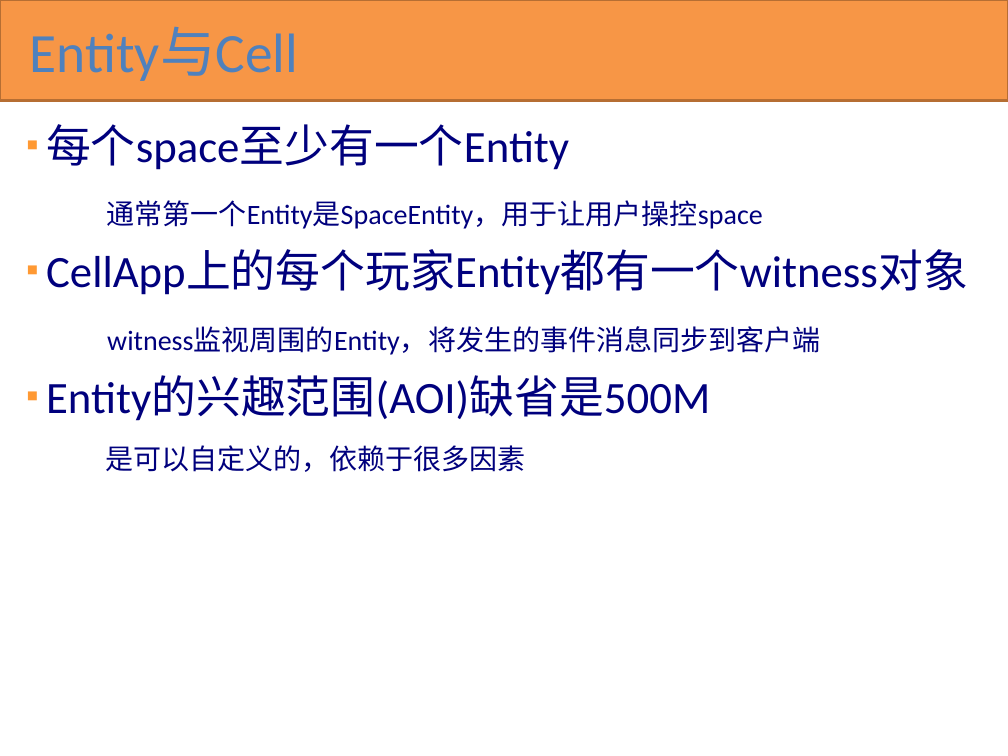
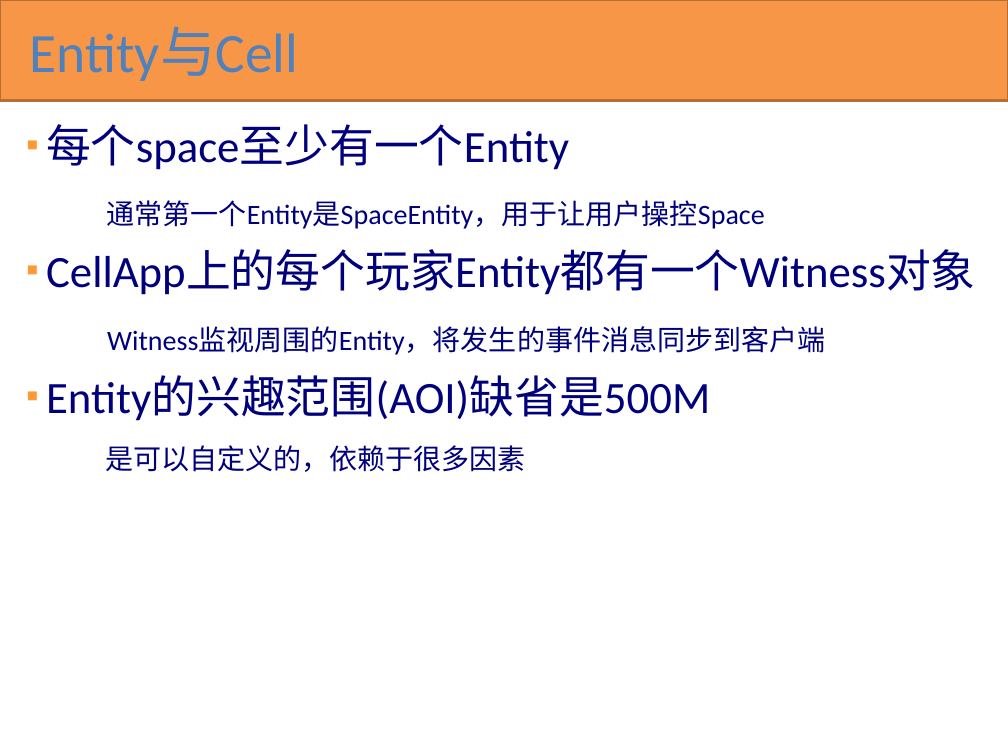
Before and after one commit to kbengine/kbengine_docs, a slide deck: slide 16 of KBEngine overview(cn).pptx. Drawn at 1008x756 pixels with LibreOffice and Linux fonts; fonts in the diff are those of the drawing. Boxes give left, top, right and bottom in pixels: in the first picture for what was removed or moved away, otherwise in the second. Text is boxed around its words. In the diff, an @@ line names an element or a change of style, - is before the commit and + after.

Commit message:
up

```diff
--- a/KBEngine overview(cn).pptx
+++ b/KBEngine overview(cn).pptx
@@ text at (46,200,976,355): text changed @@
-通常第一个Entity是SpaceEntity，用于让用户操控space
-▪ CellApp上的每个玩家Entity都有一个witness对象
-witness监视周围的Entity，将发生的事件消息同步到客户端
+通常第一个Entity是SpaceEntity，用于让用户操控Space
+▪ CellApp上的每个玩家Entity都有一个Witness对象
+Witness监视周围的Entity，将发生的事件消息同步到客户端
```
Also in this commit, not shown: 20 other slides changed.
